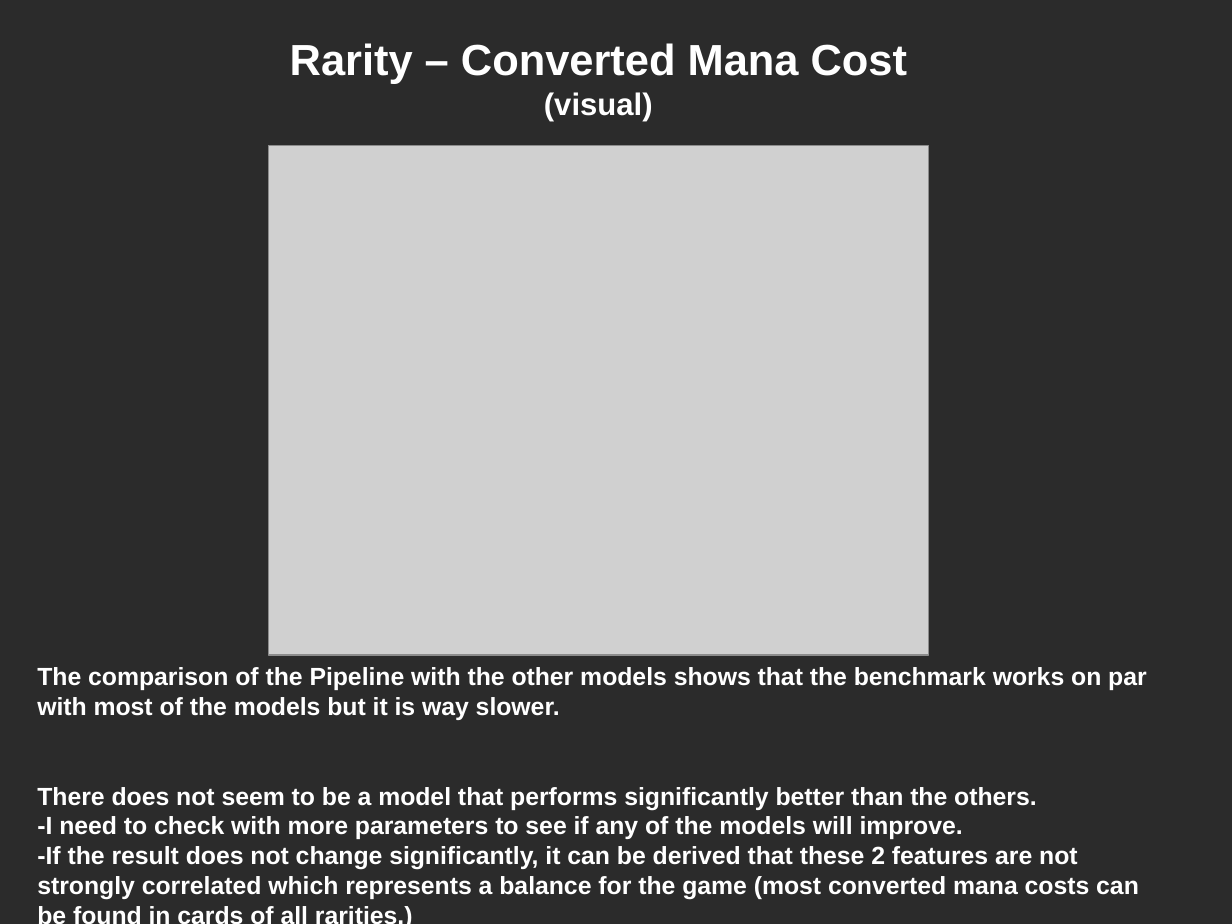
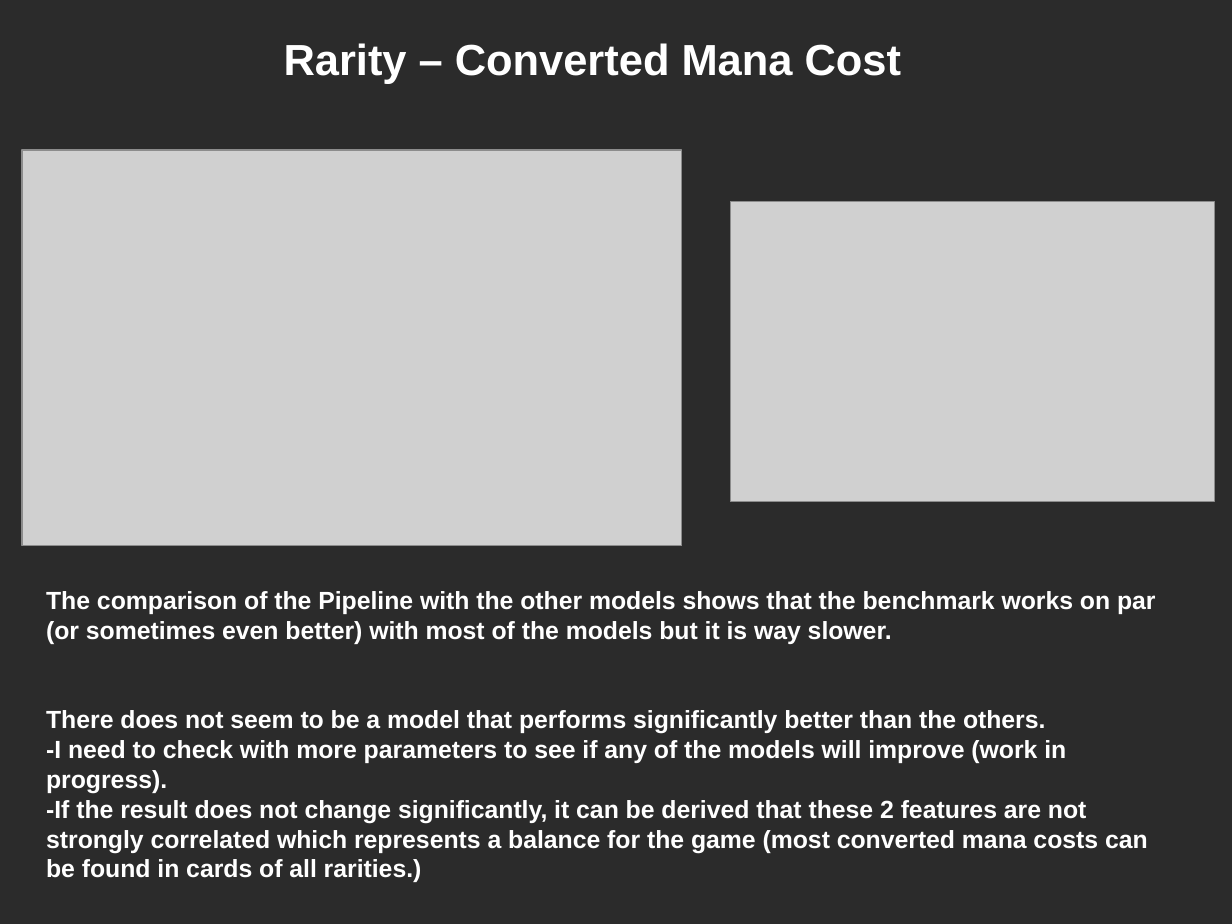
Before and after one commit to Spiros07/mtg_ml_models, a slide deck: slide 3 of presentation.odp. Drawn at 1232x924 pixels with LibreOffice and Linux fonts; fonts in the diff are those of the drawing; grey boxes stand for pictures; background and template pictures are left out; a plain dark background stands for a picture behind light text. Boxes give left, top, right and bottom in pixels: in the first picture for what was removed or moved away, otherwise in the second. Text is boxed around its words. In the diff, an @@ line names an element or a change of style, - is before the commit and + after.

Commit message:
typo errors in presentation fixed

```diff
--- a/presentation.odp
+++ b/presentation.odp
@@ text at bbox=[284, 43, 901, 84]: text changed @@
-Rarity – Converted Mana Cost (visual)
+Rarity – Converted Mana Cost
@@ picture added at bbox=[22, 150, 683, 546] @@
@@ picture: place and size @@
-picture at bbox=[268, 145, 929, 655]
+picture at bbox=[731, 202, 1215, 502]
@@ text "The comparison of the Pipeline ...": place and size @@
-text "The comparison of the Pipeline ..." at bbox=[37, 667, 1147, 900]
+text "The comparison of the Pipeline ..." at bbox=[46, 591, 1156, 882]
@@ text at bbox=[46, 591, 1156, 644]: text changed @@
-The comparison of the Pipeline with the other models shows that the benchmark works on par with most of the models but it is way slower.
+The comparison of the Pipeline with the other models shows that the benchmark works on par (or sometimes even better) with most of the models but it is way slower.
@@ text at bbox=[46, 740, 1066, 794]: text changed @@
--I need to check with more parameters to see if any of the models will improve.
+-I need to check with more parameters to see if any of the models will improve (work in progress).
```
Also in this commit, not shown: 3 other slides changed, 2 slides added, 2 slides removed, 2 other files.
